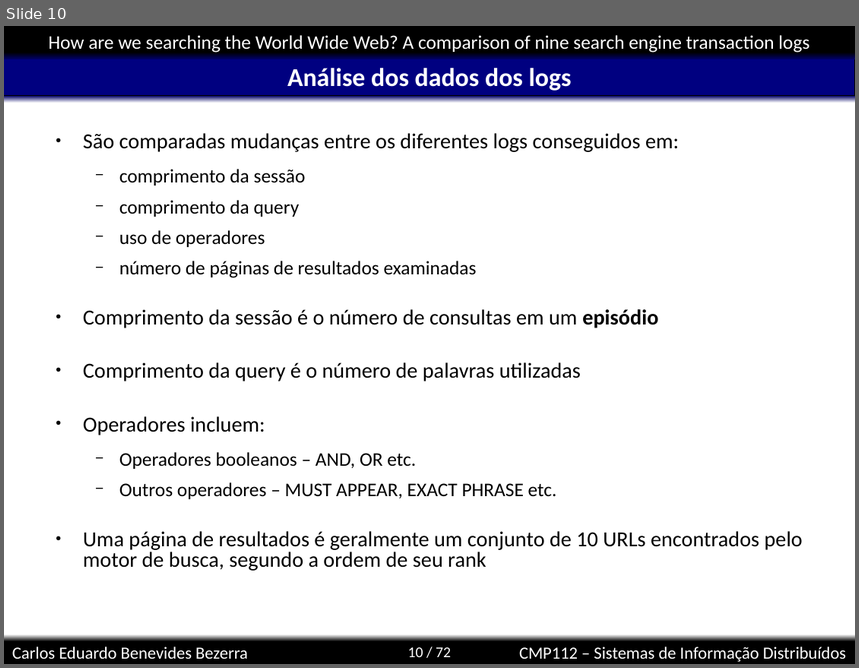
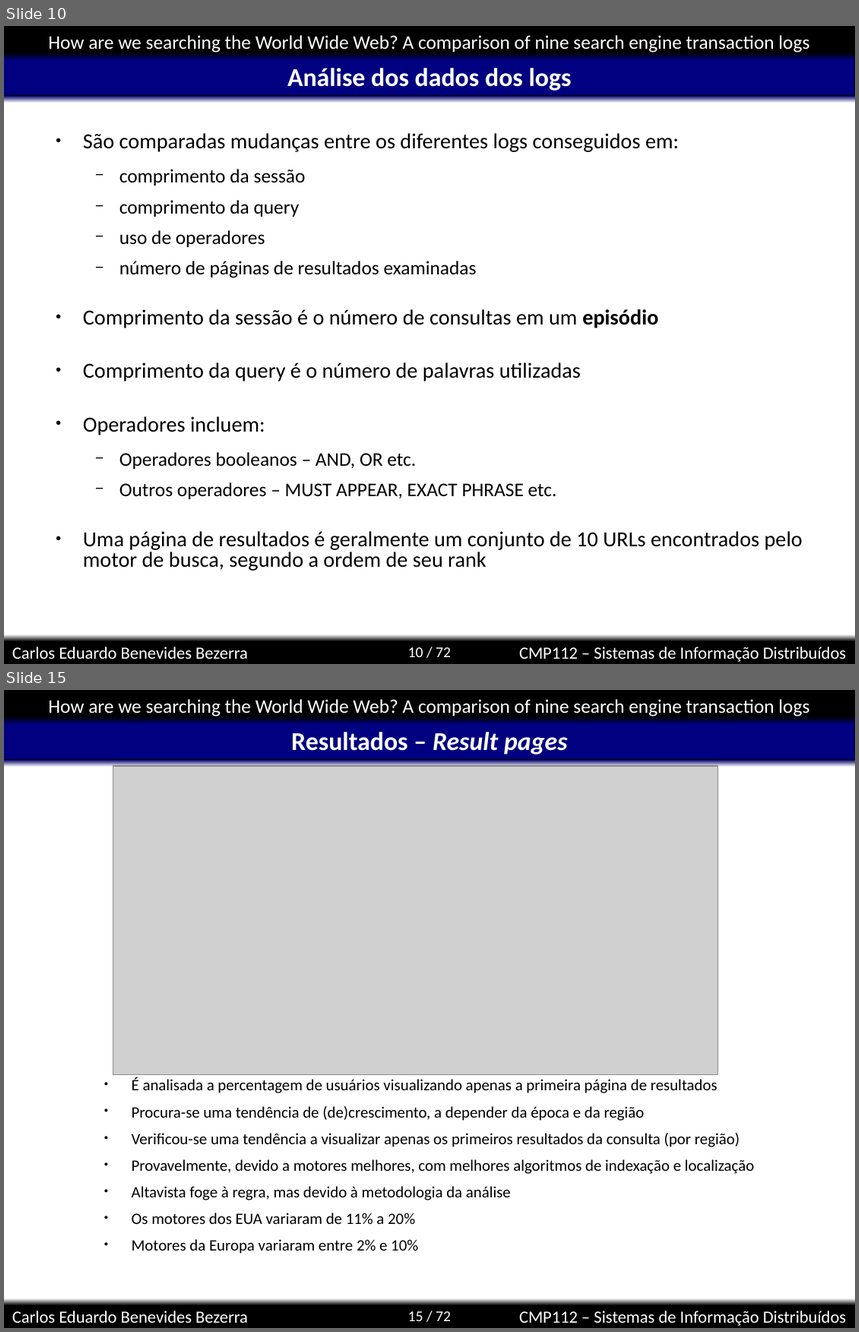
Before and after one commit to kdubezerra/kdubezerra, a slide deck: disciplinas/cmp112/artigohow.ppt. Shown one above the other, each under a label of ours: slide 10 before the commit, slides 10 and 15 after it; the slides between them are not shown. The pictures are 859x668 and 859x1332 pixels, drawn with LibreOffice and Linux fonts; fonts in the diff are those of the drawing; grey boxes stand for pictures; background and template pictures are left out. Boxes give left, top, right and bottom in pixels: in the first picture for what was removed or moved away, otherwise in the second. Text is boxed around its words. In the diff, an @@ line names an element or a change of style, - is before the commit and + after.

```diff
--- a/disciplinas/cmp112/artigohow.ppt
+++ b/disciplinas/cmp112/artigohow.ppt
@@ slide 15 added at (4, 690, 855, 1328), background #FFFFFF; not listed: 8 template elements that a slide beside it also shows @@
@@ title added at (291, 732, 568, 755), 24 pt, text #FFFFFF, bold @@
+Resultados – Result pages
@@ picture added at (113, 766, 718, 1075) @@
@@ text added at (132, 1078, 754, 1254), 14.8 pt, text #000000 @@
+● É analisada a percentagem de usuários visualizando apenas a primeira página de resultados
+● Procura-se uma tendência de (de)crescimento, a depender da época e da região
+● Verificou-se uma tendência a visualizar apenas os primeiros resultados da consulta (por região)
+● Provavelmente, devido a motores melhores, com melhores algoritmos de indexação e localização
+● Altavista foge à regra, mas devido à metodologia da análise
+● Os motores dos EUA variaram de 11% a 20%
+● Motores da Europa variaram entre 2% e 10%
```
Also in this commit, not shown: 4 slides changed, 1 other slide added.
